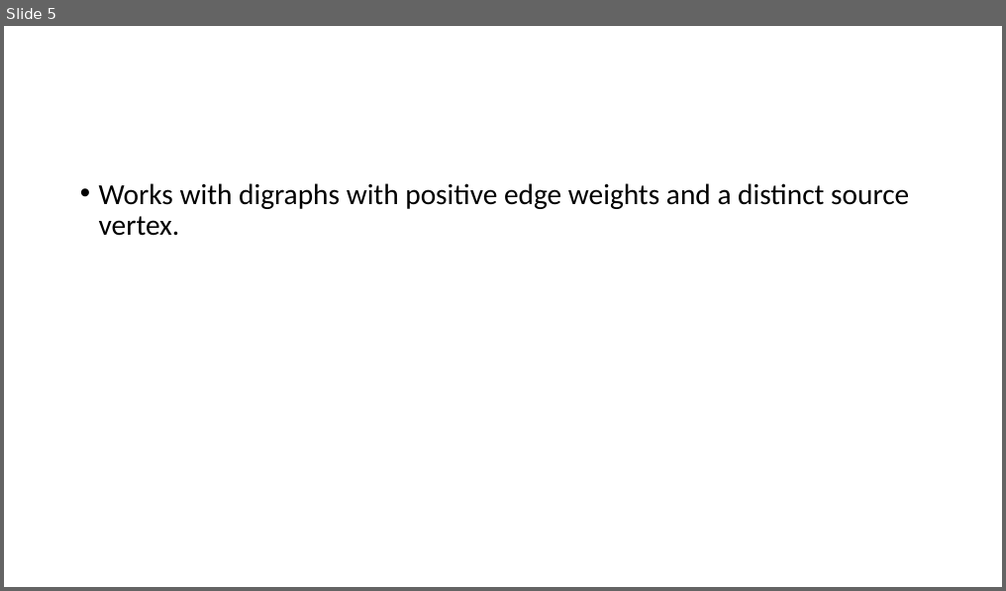
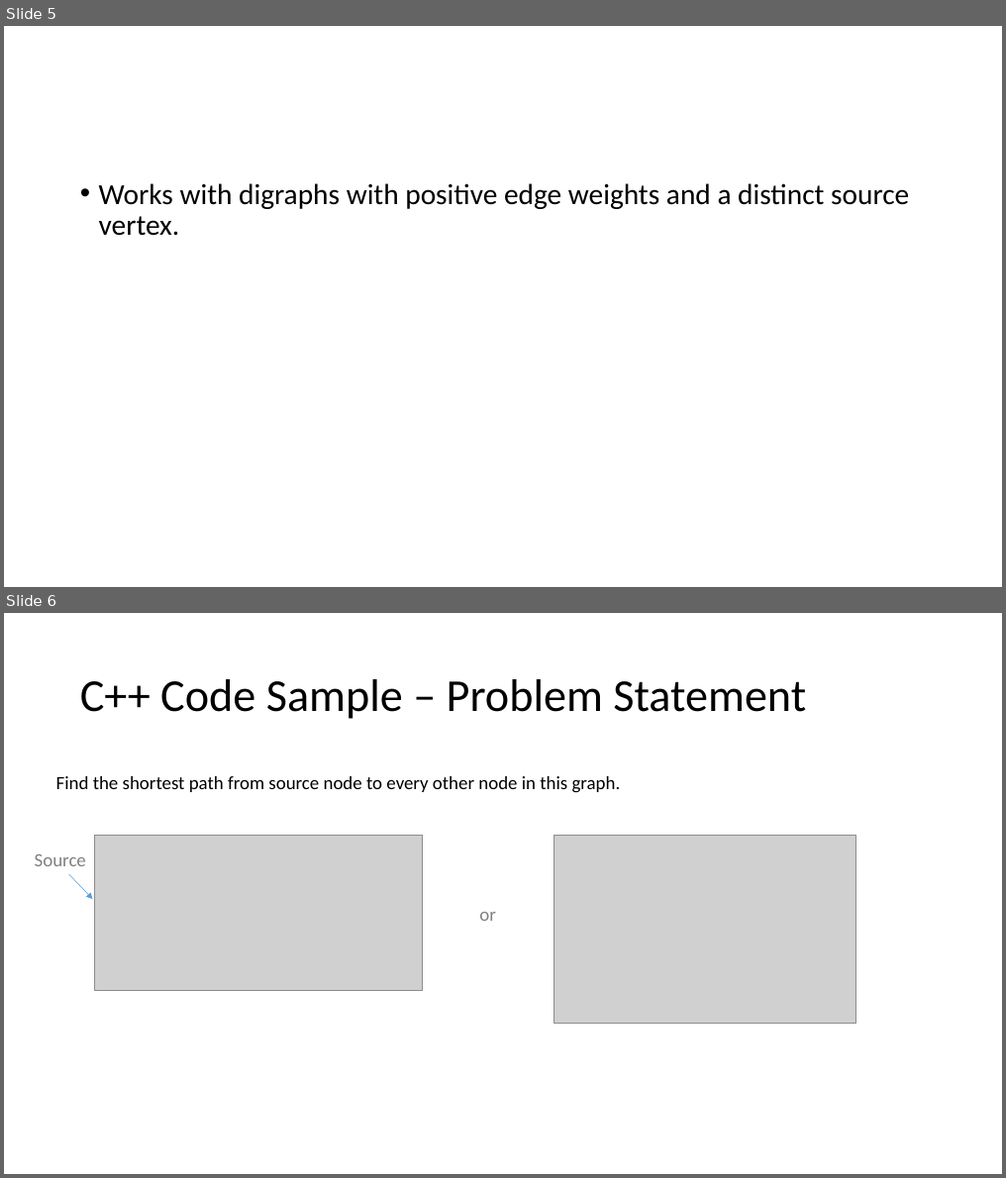
Before and after one commit to belavina/Assignment3_DSA, a slide deck: Assignment3_DSA.pptx. Shown one above the other, each under a label of ours: slide 5 before the commit, slides 5 and 6 after it. The pictures are 1006x591 and 1006x1178 pixels, drawn with LibreOffice and Linux fonts; fonts in the diff are those of the drawing; grey boxes stand for pictures. Boxes give left, top, right and bottom in pixels: in the first picture for what was removed or moved away, otherwise in the second. Text is boxed around its words. In the diff, an @@ line names an element or a change of style, - is before the commit and + after.

```diff
--- a/Assignment3_DSA.pptx
+++ b/Assignment3_DSA.pptx
@@ slide 6 added at [4,613,1002,1174], background #FFFFFF @@
@@ title added at [80,679,806,719], 44 pt, text #000000 @@
+C++ Code Sample – Problem Statement
@@ text added at [56,776,621,793], 18 pt, text #000000 @@
+Find the shortest path from source node to every other node in this graph.
@@ picture added at [94,836,423,990] @@
@@ picture added at [553,836,856,1023] @@
@@ text added at [35,855,86,866], 18 pt, text #808080 @@
+Source
@@ arrow added from (69, 874) to (92, 899), #5B9BD5 0.5 pt @@
@@ text added at [479,912,496,921], 18 pt, text #808080 @@
+or
```
Also in this commit, not shown: 8 other slides added.
